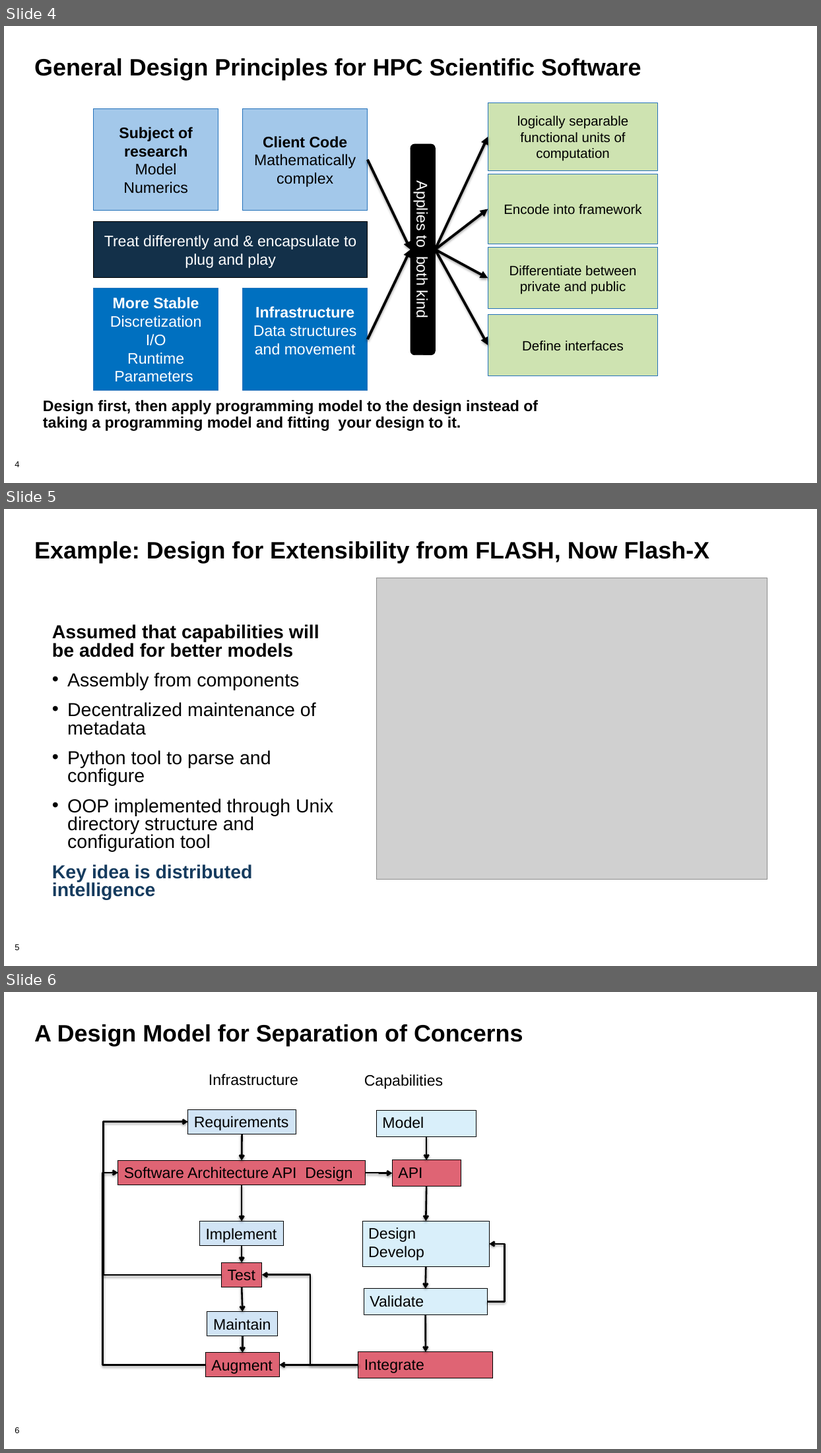
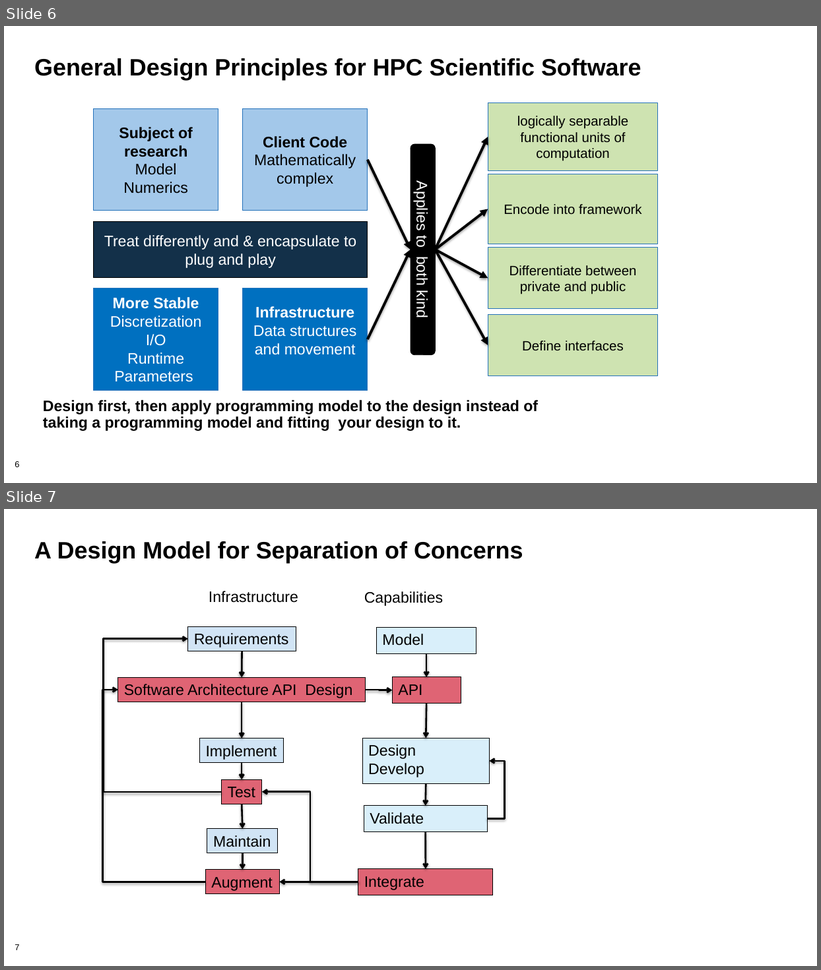
Before and after one commit to bssw-tutorial/presentations, a slide deck: design-a.pptx. Shown one above the other, each under a label of ours: slides 4, 5 and 6 before the commit, slides 6 and 7 after it. The pictures are 821x1453 and 821x970 pixels, drawn with LibreOffice and Linux fonts; fonts in the diff are those of the drawing; grey boxes stand for pictures; background and template pictures are left out. Boxes give left, top, right and bottom in pixels: in the first picture for what was removed or moved away, otherwise in the second. Text is boxed around its words. In the diff, an @@ line names an element or a change of style, - is before the commit and + after.

Commit message:
update design

```diff
--- a/design-a.pptx
+++ b/design-a.pptx
@@ slide 5 removed at (4, 509, 817, 966), background #FFFFFF; not listed: 1 template element that a slide beside it also shows @@
@@ title removed at (34, 541, 710, 563) @@
-Example: Design for Extensibility from FLASH, Now Flash-X
@@ picture removed at (376, 578, 767, 880) @@
@@ text removed at (52, 625, 333, 900) @@
-Assumed that capabilities will be added for better models
-• Assembly from components
-• Decentralized maintenance of metadata
-• Python tool to parse and configure
-• OOP implemented through Unix directory structure and configuration tool
-Key idea is distributed intelligence
@@ what was slide 4 is now slide 6 @@
@@ page number at (15, 462, 19, 468): text changed @@
-4
+6
@@ what was slide 6 is now slide 7 @@
@@ page number at (15, 945, 19, 951): text changed @@
-6
+7
```
Also in this commit, not shown: 1 slide changed, 8 slides added, 5 other slides removed.
